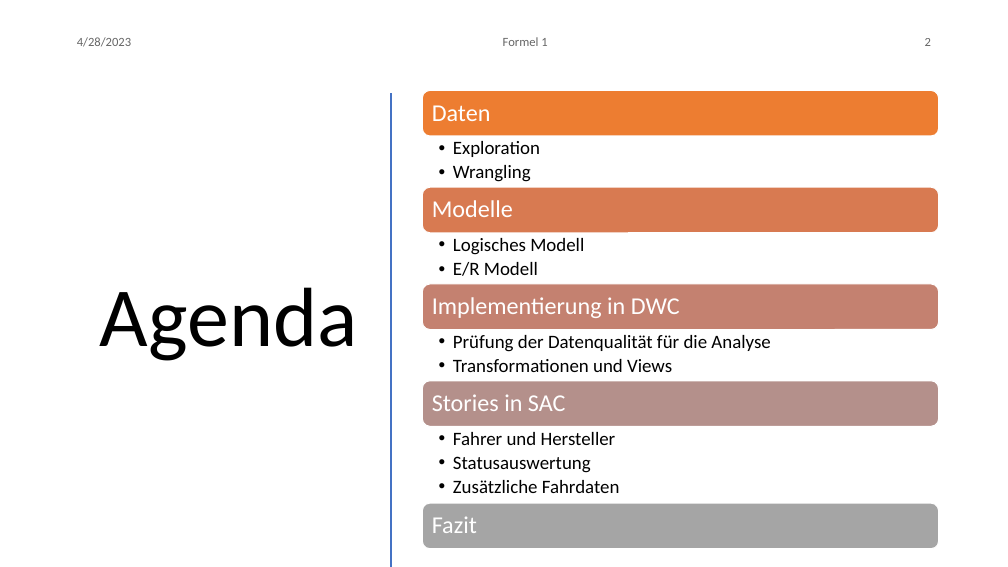
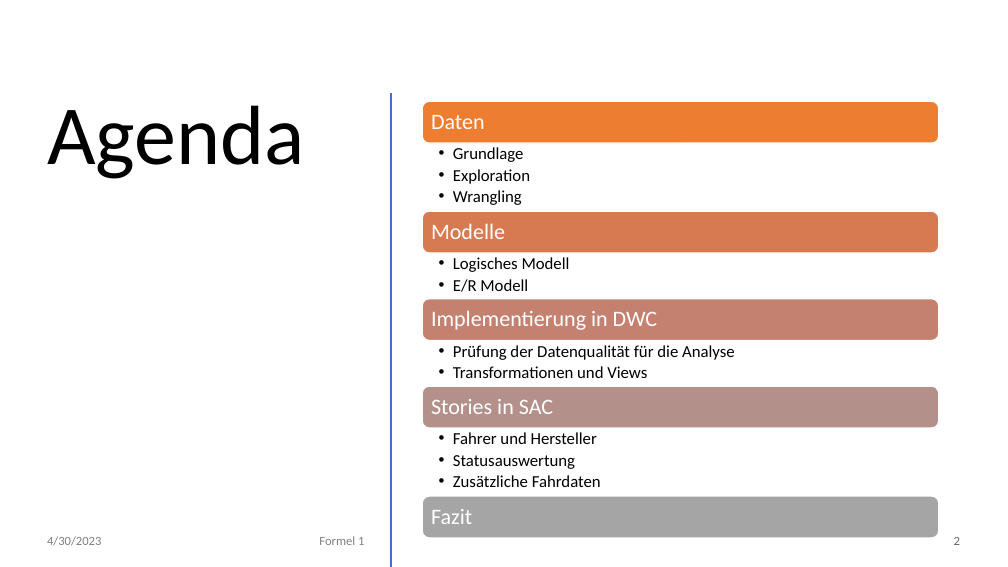
Before and after one commit to NicoHenzel/DataWarehouseWorkshop, a slide deck: slide 2 of Präsentation.pptx. Drawn at 1008x567 pixels with LibreOffice and Linux fonts; fonts in the diff are those of the drawing. Boxes give left, top, right and bottom in pixels: in the first picture for what was removed or moved away, otherwise in the second. Text is boxed around its words. In the diff, an @@ line names an element or a change of style, - is before the commit and + after.

```diff
--- a/Präsentation.pptx
+++ b/Präsentation.pptx
@@ title "Agenda" at bbox=[47, 105, 305, 179]: alignment right to left; vertical alignment middle to top @@
@@ rounded rectangle: place and size @@
-rounded rectangle at bbox=[423, 91, 939, 136]
+rounded rectangle at bbox=[423, 101, 939, 143]
@@ text "Daten": place and size @@
-text "Daten" at bbox=[432, 105, 491, 121]
+text "Daten" at bbox=[431, 115, 485, 129]
@@ text at bbox=[453, 147, 524, 162]: paragraph added @@
+  • Grundlage
@@ text at bbox=[453, 169, 530, 205]: size 18 to 16 pt in "Exploration", "Wrangling" @@
@@ rounded rectangle: place and size @@
-rounded rectangle at bbox=[423, 188, 939, 233]
+rounded rectangle at bbox=[423, 211, 939, 253]
@@ size 23 to 21 pt in 5 elements at bbox=[431, 399, 553, 414], bbox=[431, 509, 472, 524], bbox=[431, 115, 485, 129], bbox=[431, 310, 658, 330], bbox=[431, 223, 505, 239] @@
@@ text "Modelle": place and size @@
-text "Modelle" at bbox=[432, 200, 513, 217]
+text "Modelle" at bbox=[431, 223, 505, 239]
@@ size 18 to 16 pt in 3 elements at bbox=[453, 432, 601, 487], bbox=[453, 345, 735, 378], bbox=[453, 257, 570, 292] @@
@@ text "Logisches Modell": place and size @@
-text "Logisches Modell" at bbox=[453, 238, 584, 276]
+text "Logisches Modell" at bbox=[453, 257, 570, 292]
@@ rounded rectangle: place and size @@
-rounded rectangle at bbox=[423, 284, 939, 330]
+rounded rectangle at bbox=[423, 299, 939, 340]
@@ text "Implementierung in DWC": place and size @@
-text "Implementierung in DWC" at bbox=[432, 297, 680, 318]
+text "Implementierung in DWC" at bbox=[431, 310, 658, 330]
@@ text "Prüfung der Datenqualität für die ...": place and size @@
-text "Prüfung der Datenqualität für die ..." at bbox=[453, 335, 770, 372]
+text "Prüfung der Datenqualität für die ..." at bbox=[453, 345, 735, 378]
@@ rounded rectangle: place and size @@
-rounded rectangle at bbox=[423, 381, 939, 426]
+rounded rectangle at bbox=[423, 386, 939, 428]
@@ rounded rectangle: place and size @@
-rounded rectangle at bbox=[423, 504, 939, 549]
+rounded rectangle at bbox=[423, 496, 939, 538]
@@ text "Fazit": place and size @@
-text "Fazit" at bbox=[432, 517, 477, 533]
+text "Fazit" at bbox=[431, 509, 472, 524]
@@ text at bbox=[47, 536, 101, 546]: text changed; text colour #000000 at 60% opacity to #808080 @@
-4/28/2023
+4/30/2023
@@ text "Formel 1": place and size @@
-text "Formel 1" at bbox=[503, 37, 547, 46]
+text "Formel 1" at bbox=[319, 536, 364, 545]
@@ text "Formel 1" at bbox=[319, 536, 364, 545]: text colour #000000 at 60% opacity to #808080; alignment centre to right @@
@@ page number: place and size @@
-page number at bbox=[925, 38, 931, 46]
+page number at bbox=[954, 537, 960, 545]
```
Also in this commit, not shown: 14 other slides changed, 1 slide added, 1 other file.
